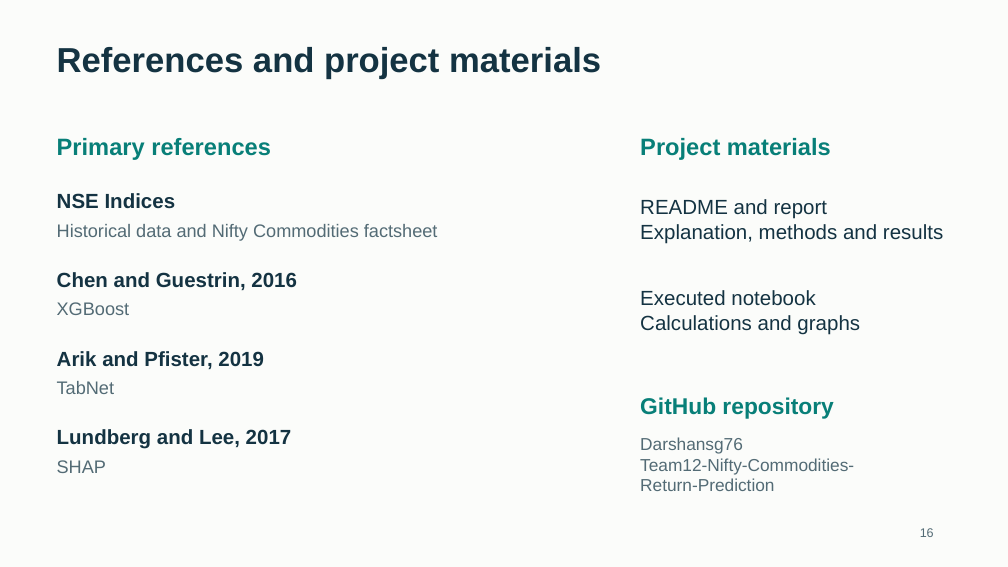
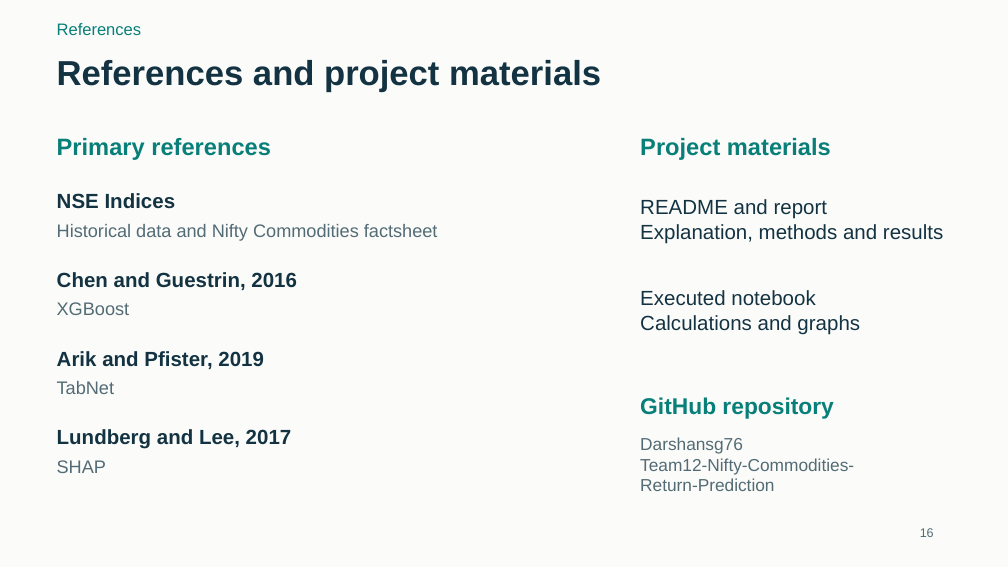
Before and after one commit to Darshansg76/Team12-Nifty-Commodities-Return-Prediction, a slide deck: slide 16 of deliverables/Team_12_Presentation.pptx. Drawn at 1008x567 pixels with LibreOffice and Linux fonts; fonts in the diff are those of the drawing. Boxes give left, top, right and bottom in pixels: in the first picture for what was removed or moved away, otherwise in the second. Text is boxed around its words. In the diff, an @@ line names an element or a change of style, - is before the commit and + after.

```diff
--- a/deliverables/Team_12_Presentation.pptx
+++ b/deliverables/Team_12_Presentation.pptx
@@ text added at <box>57,23,141,35</box>, 15.8 pt, text #087F78 @@
+References
@@ text "References and project materials": place and size @@
-text "References and project materials" at <box>57,47,601,79</box>
+text "References and project materials" at <box>57,60,601,92</box>
```
Also in this commit, not shown: 12 other slides changed, 3 slides added, 3 slides removed, 5 other files.
